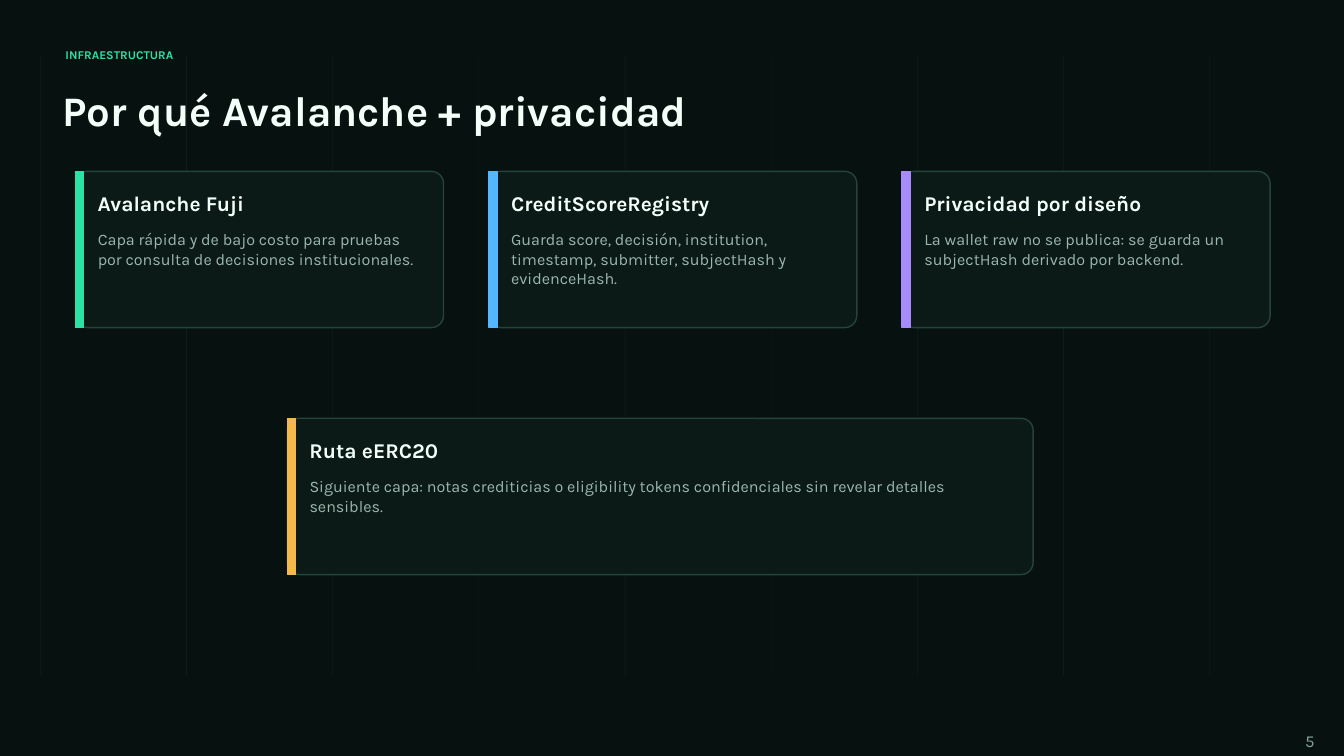
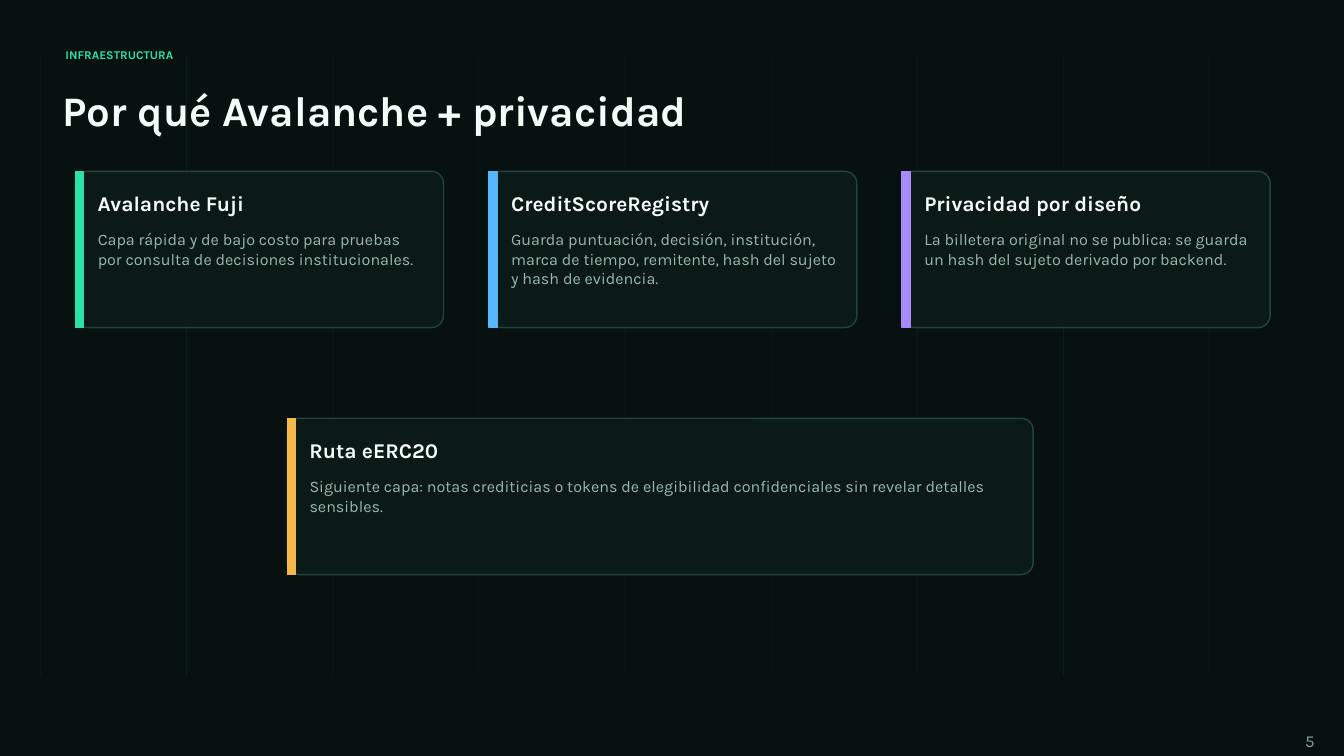
Before and after one commit to felirami/ArkScore, a slide deck: slide 5 of ArkScore-Pitch-Deck-ES.pptx. Drawn at 1344x756 pixels with LibreOffice and Linux fonts; fonts in the diff are those of the drawing. Boxes give left, top, right and bottom in pixels: in the first picture for what was removed or moved away, otherwise in the second. Text is boxed around its words. In the diff, an @@ line names an element or a change of style, - is before the commit and + after.

```diff
--- a/ArkScore-Pitch-Deck-ES.pptx
+++ b/ArkScore-Pitch-Deck-ES.pptx
@@ text at (511,233,836,288): text changed @@
-Guarda score, decisión, institution, timestamp, submitter, subjectHash y evidenceHash.
+Guarda puntuación, decisión, institución, marca de tiempo, remitente, hash del sujeto y hash de evidencia.
@@ text at (924,234,1248,269): text changed @@
-La wallet raw no se publica: se guarda un subjectHash derivado por backend.
+La billetera original no se publica: se guarda un hash del sujeto derivado por backend.
@@ text at (310,481,985,512): text changed @@
-Siguiente capa: notas crediticias o eligibility tokens confidenciales sin revelar detalles sensibles.
+Siguiente capa: notas crediticias o tokens de elegibilidad confidenciales sin revelar detalles sensibles.
```
Also in this commit, not shown: 7 other slides changed, 1 other file.
